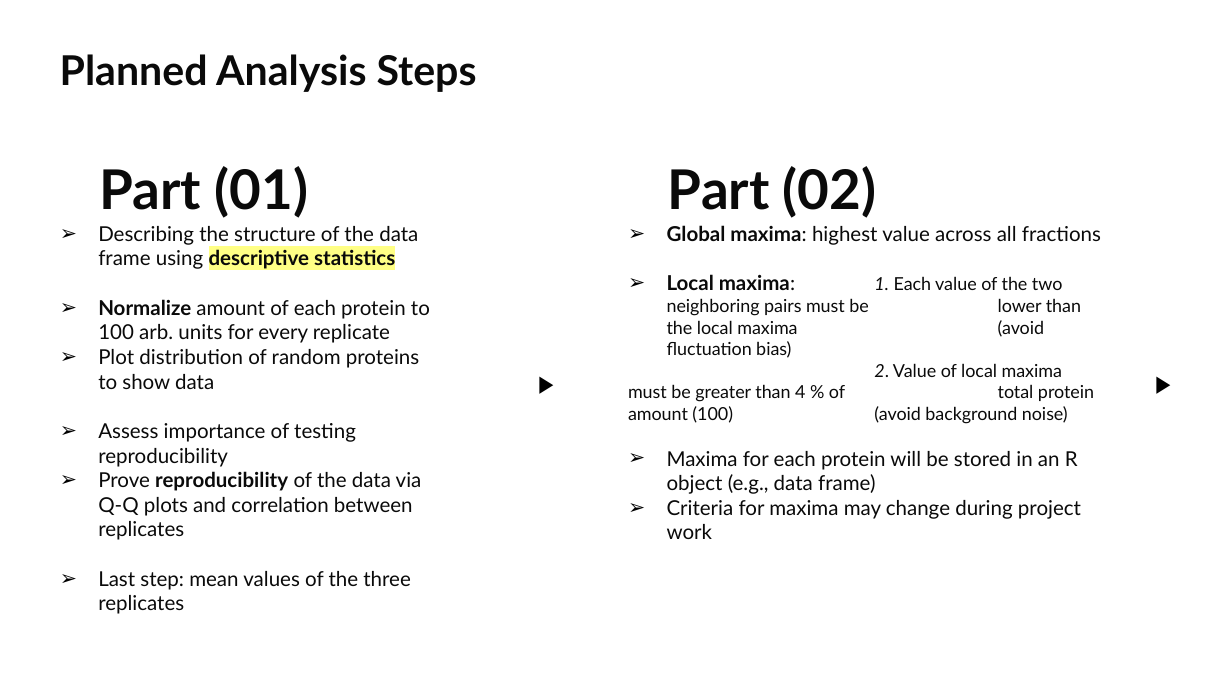
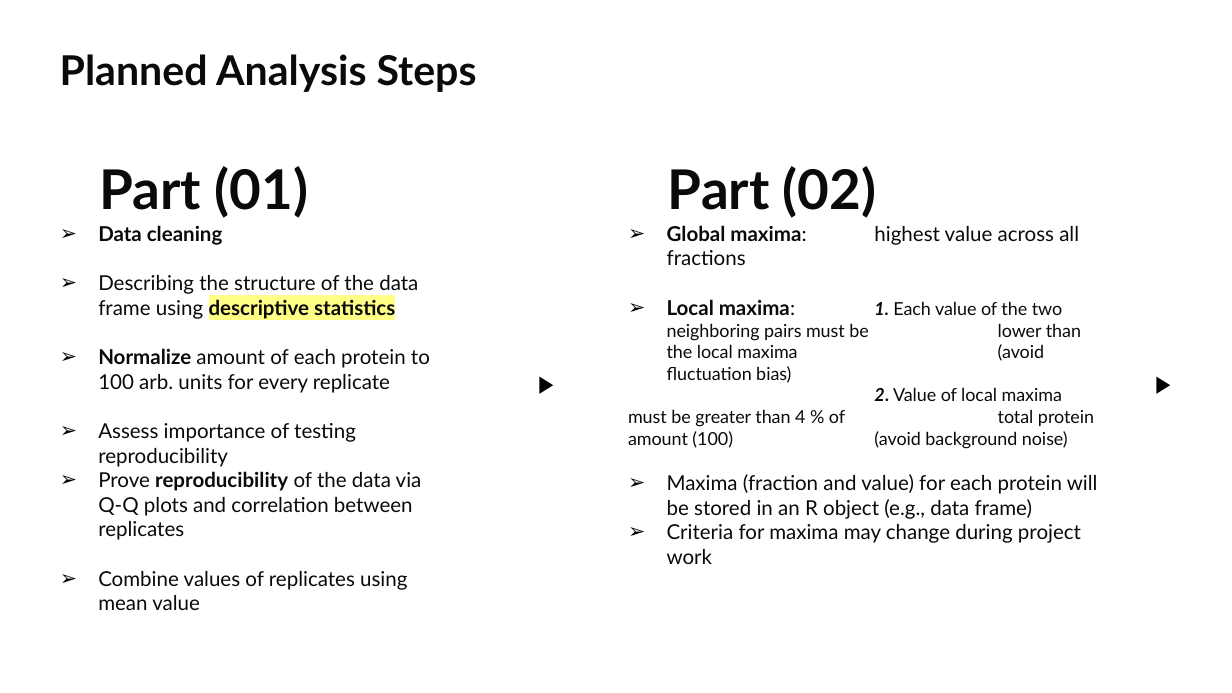
Before and after one commit to datascience-mobi-2022/2022-topic-03-team-02, a slide deck: slide 5 of projectproposal/PP.pptx (slide 3 before the commit). Drawn at 1232x693 pixels with LibreOffice and Linux fonts; fonts in the diff are those of the drawing. Boxes give left, top, right and bottom in pixels: in the first picture for what was removed or moved away, otherwise in the second. Text is boxed around its words. In the diff, an @@ line names an element or a change of style, - is before the commit and + after.

```diff
--- a/projectproposal/PP.pptx
+++ b/projectproposal/PP.pptx
@@ text at <box>98,225,222,245</box>: paragraph added @@
+    ➢ Data cleaning
@@ text at <box>628,299,1094,449</box>: bold on in "1.", "2." @@
@@ text at <box>98,349,419,389</box>: paragraph removed @@
-➢ Plot distribution of random proteins to show data
@@ text at <box>667,474,1098,519</box>: text changed @@
-➢ Maxima for each protein will be stored in an R object (e.g., data frame)
+➢ Maxima (fraction and value) for each protein will be stored in an R object (e.g., data frame)
@@ text at <box>98,571,407,610</box>: text changed @@
-➢ Last step: mean values of the three replicates
+➢ Combine values of replicates using mean value
```
Also in this commit, not shown: 4 other slides changed, 2 slides added.
